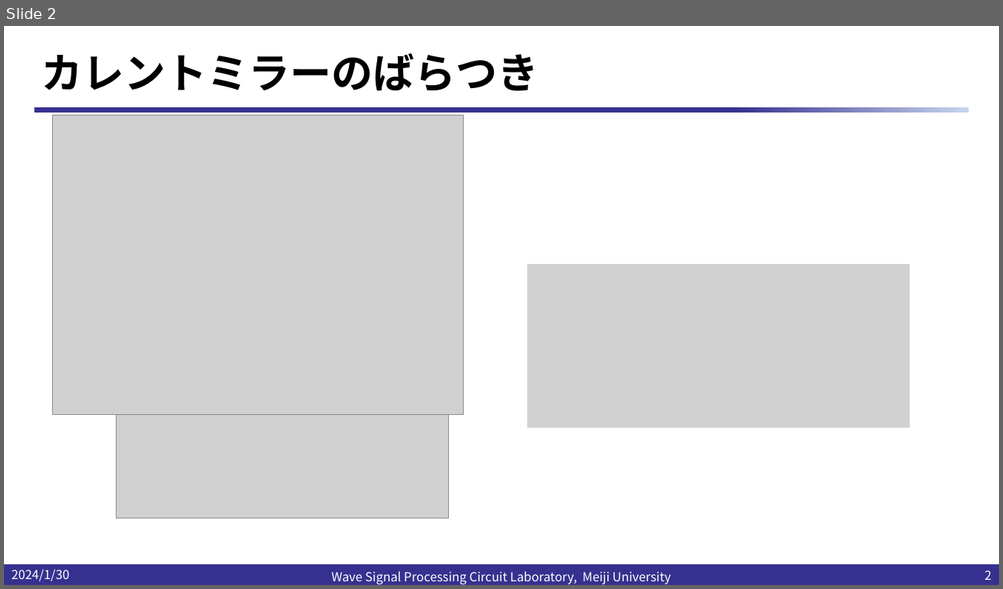
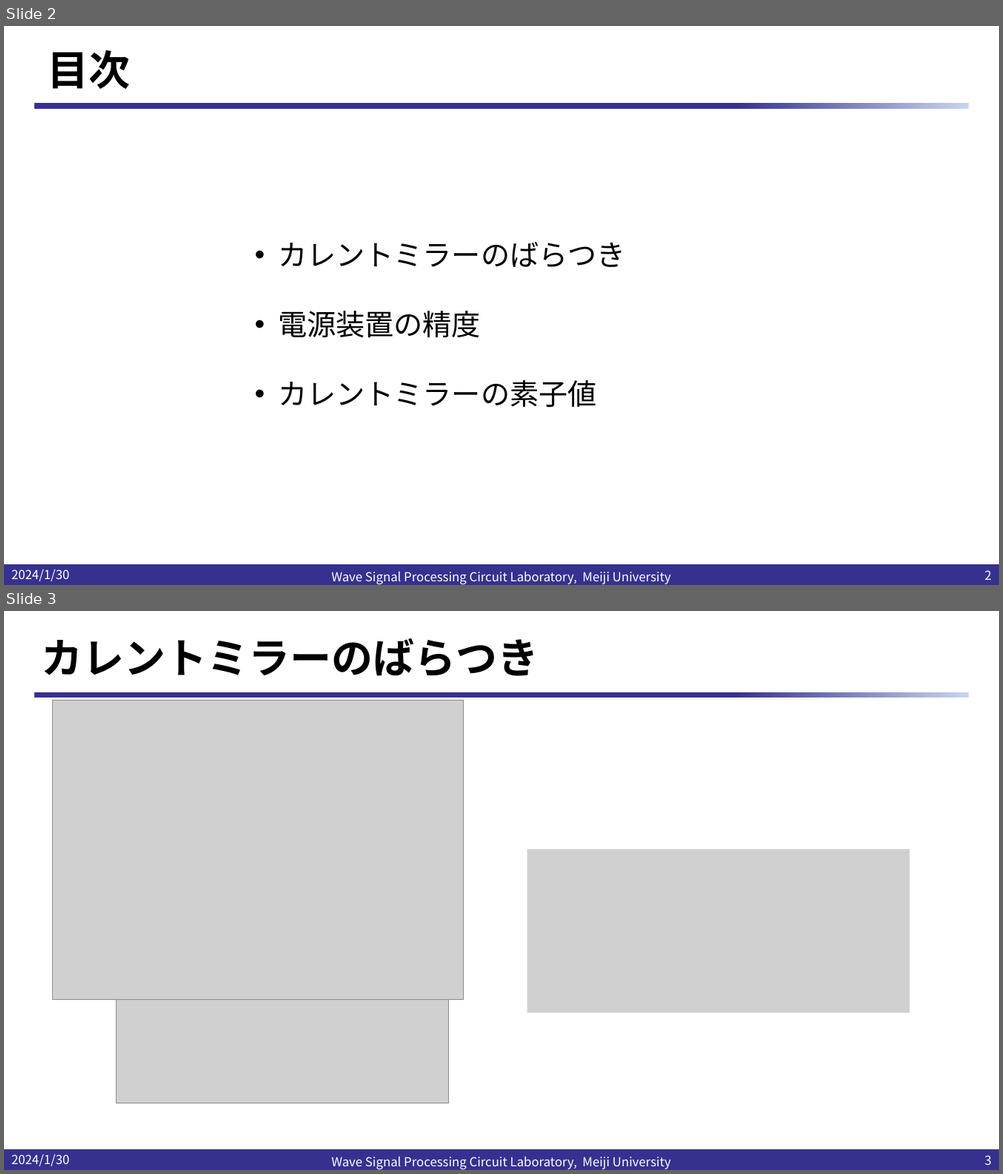
Before and after one commit to kjm-desktop10400/reserch, a slide deck: folded_gilbert/試作/20240130/集積回路設計ミーティング.pptx. Shown one above the other, each under a label of ours: slide 2 before the commit, slides 2 and 3 after it. The pictures are 1003x589 and 1003x1174 pixels, drawn with LibreOffice and Linux fonts; fonts in the diff are those of the drawing; grey boxes stand for pictures; background and template pictures are left out. Boxes give left, top, right and bottom in pixels: in the first picture for what was removed or moved away, otherwise in the second. Text is boxed around its words. In the diff, an @@ line names an element or a change of style, - is before the commit and + after.

```diff
--- a/folded_gilbert/試作/20240130/集積回路設計ミーティング.pptx
+++ b/folded_gilbert/試作/20240130/集積回路設計ミーティング.pptx
@@ slide 2 added at box(4, 26, 999, 585), background #FFFFFF; not listed: 1 template element that a slide beside it also shows @@
@@ title added at box(48, 50, 131, 89), 40 pt, text #000000, bold @@
+目次
@@ rectangle added at box(34, 103, 969, 109), fill gradient #36318F to #C7D5ED @@
@@ text added at box(278, 242, 626, 408), 28 pt, text #000000 @@
+• カレントミラーのばらつき
+• 電源装置の精度
+• カレントミラーの素子値
@@ text added at box(11, 569, 69, 582), 12 pt, text #FFFFFF @@
+2024/1/30
@@ text added at box(331, 571, 671, 585), 12 pt, text #FFFFFF @@
+Wave Signal Processing Circuit Laboratory, Meiji University
@@ page number added at box(984, 571, 991, 580), 12 pt, text #FFFFFF @@
+2
@@ what was slide 2 is now slide 3 @@
@@ page number at box(984, 1156, 991, 1165): text changed @@
-2
+3
```
Also in this commit, not shown: 1 slide changed, 3 other slides added, 4 other files.
